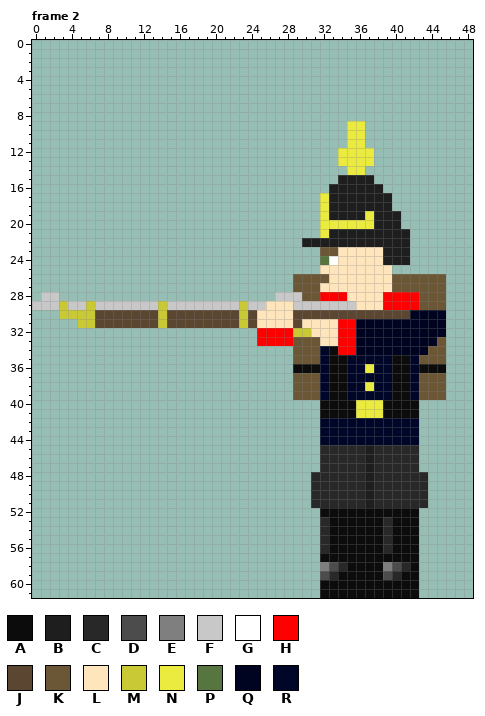
Pixel-art file, stored at Assets/Images/NewUnits/Germany/LandWehr/SummerDress/UnitSpriteWest.aseprite. The first picture shows the starting point.
70x62 pixels, 7 frames. Colours within 5 levels of each other are drawn and written as one. Shown: frame 2: x 0..48, y 0..61. The commit also changed other frames, which this record leaves out.
Visible layers, top first: "Head", "Arms", "Torso", "Legs", "Knapsack".
Palette (. is transparent): A #0c0c0c  B #1e1e1e  C #282828  D #4c4c4c  E #7f7f7f  F #c8c8c8  G #ffffff  H #ff0000  J #5b4631  K #6b5635  L #ffe5bc  M #c9c936  N #eaea3f  P #57763f  Q #000421  R #000628
Pixels before, frame 2 (only the part around the change), first column x 21:
 4 ............................
 5 ............................
 6 ............................
 7 ............................
 8 ............................
 9 ..............NN............
10 ..............NN............
11 ..............NN............
12 .............NNNN...........
13 .............NNNN...........
14 ..............NN............
15 .............BBBB...........
16 ............BBBBBB..........
17 ...........NBBBBBBB.........
18 ...........NBBBBBBB.........
19 ...........NBBBBNBBB........
20 ...........NNNNNNBBB........
21 ...........NBBBBBBBBB.......
22 .........BBBBBBBBBBBB.......
23 ...........KKLLLLLBBB.......
24 ...........PGLLLLLBBB.......
25 ...........LLLLLLLL.........
26 ........KKKKLLLLLLLKKKKKK...
27 ........KKKLLLLLLLLKKKKKK...
28 ......FFFKKHHHLLLLHHHHKKK...
29 FFMFFLLLFFFFFFFLLLHHHHKKK...
30 JJMJLLLLJJJJJJJJJJJJJQQQQ...
31 JJMJLLLLJLLLLHHQQQQQQQQQQ...
32 ....HHHHMMLLLHHQQQQQQQQQQ...
33 ....HHHHKKKLLHHQQQQQQQQQK...
34 ........KKKRAHHQQQQQQQQKK...
35 ........KKKRAARRRRRAARKKK...
36 ........AAARAARRNRRAARAAA...
37 ........KKKRAARRRRRAARKKK...
38 ........KKKRAARRNRRAARKKK...
39 ........KKKRAARRRRRAARKKK...
40 ...........AAAANNNAAAA......
41 ...........AAAANNNAAAA......
42 ...........RRRRRRRRRRR......
43 ...........RRRRRRRRRRR......
44 ...........RRRRRRRRRRR......
45 ...........CCCCCBCCCCC......
46 ...........CCCCCBCCCCC......
47 ...........CCCCCBCCCCC......
48 ..........CCCCCCBCCCCCC.....
49 ..........CCCCCCBCCCCCC.....
After:
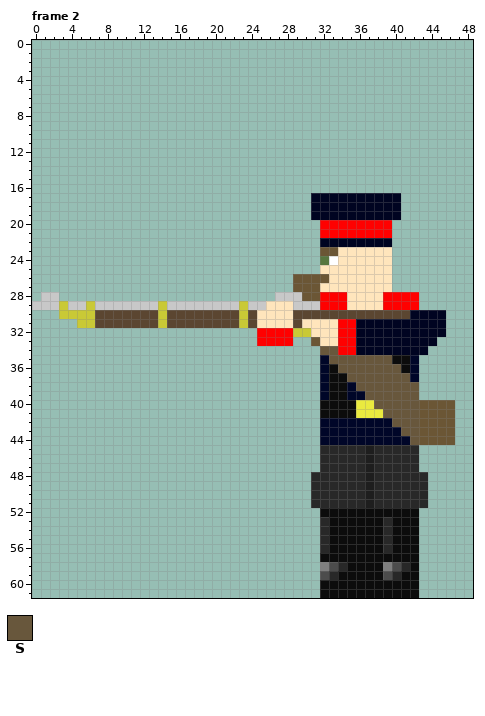
Colours new in this view: S #68573c
What changed:
layer "Knapsack" removed
Changed rows in their new state; - is an unchanged pixel.
Frame 2:
first column x 30:
 9 -----..---------
10 -----..---------
11 -----..---------
12 ----....--------
13 ----....--------
14 -----..---------
15 ----....--------
16 ---......-------
17 -QQQQQQQQQQ-----
18 -QQQQQQQQQQ-----
19 -QQQQQQQQQQ-----
20 --HHHHHHHH.-----
21 --HHHHHHHH..----
22 ..QQQQQQQQ..----
23 ---------L..----
24 ---------L..----
26 ----------......
27 ----------......
28 -------------...
29 --HHHL-------...
first column x 29:
33 ..--------------.-
34 ...SS----------..-
35 ...-SSSSSSS---...-
36 ...--SSSSSSS--...-
37 ...---SSSSSSS-...-
38 ...----SSSSSSS...-
39 ...-----SSSSSS...-
40 ---------SSSSSKKKK
41 ----------SSSSKKKK
42 -----------SSSKKKK
43 ------------SSKKKK
44 -------------SKKKK
Pixel boxes of the changes (left, top, right, bottom) in both pictures:
changed: (302, 121, 446, 310)
changed: (293, 337, 455, 445)
